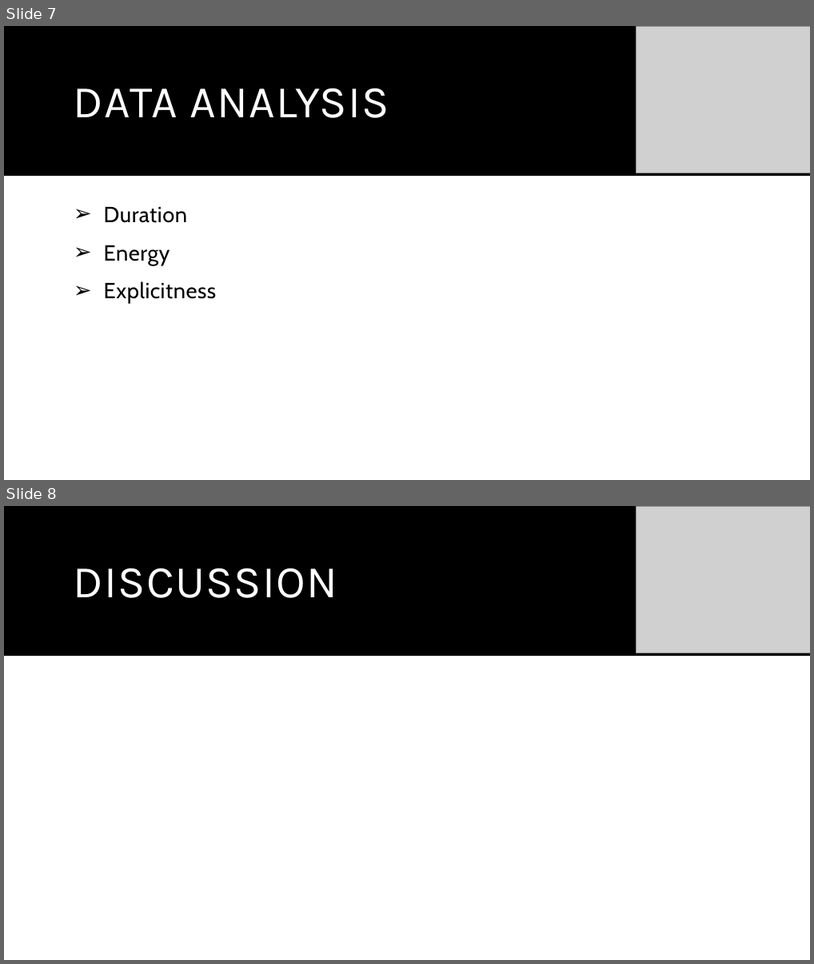
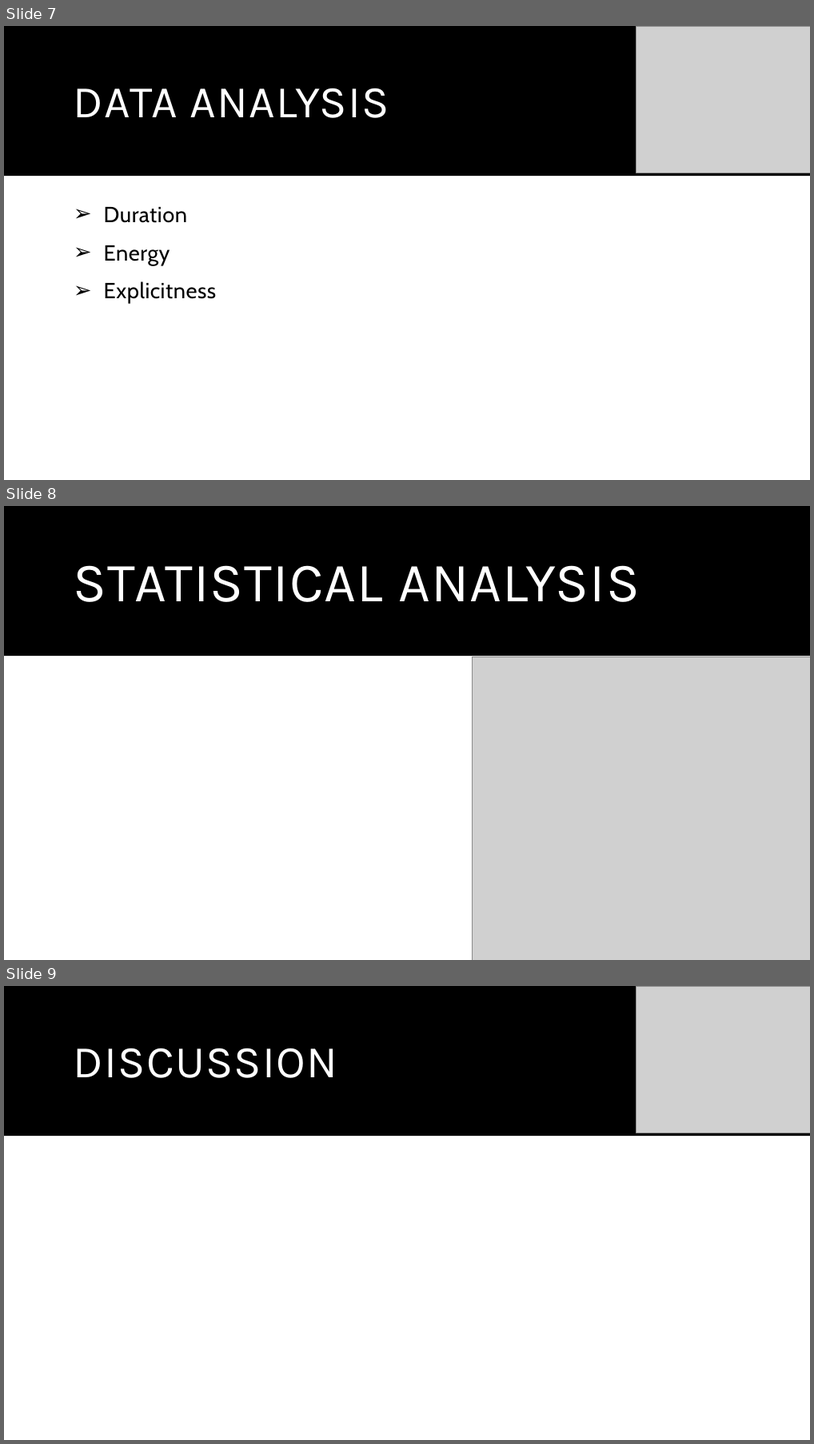
Before and after one commit to shchee5/TurnUptheData, a slide deck: Turn Up The Data.pptx. Shown one above the other, each under a label of ours: slides 7 and 8 before the commit, slides 7, 8 and 9 after it. The pictures are 814x964 and 814x1444 pixels, drawn with LibreOffice and Linux fonts; fonts in the diff are those of the drawing; grey boxes stand for pictures. Boxes give left, top, right and bottom in pixels: in the first picture for what was removed or moved away, otherwise in the second. Text is boxed around its words. In the diff, an @@ line names an element or a change of style, - is before the commit and + after.

```diff
--- a/Turn Up The Data.pptx
+++ b/Turn Up The Data.pptx
@@ slide 8 added at [4, 506, 810, 960], background #FFFFFF @@
@@ rectangle added at [4, 506, 810, 960], fill #FFFFFF @@
@@ rectangle added at [4, 506, 810, 656], fill #000000 @@
@@ title added at [74, 565, 640, 602], 66 pt, text #FFFFFF @@
+STATISTICAL ANALYSIS
@@ picture added at [473, 656, 810, 960] @@
@@ what was slide 8 is now slide 9 @@
```
Also in this commit, not shown: 4 other files.
